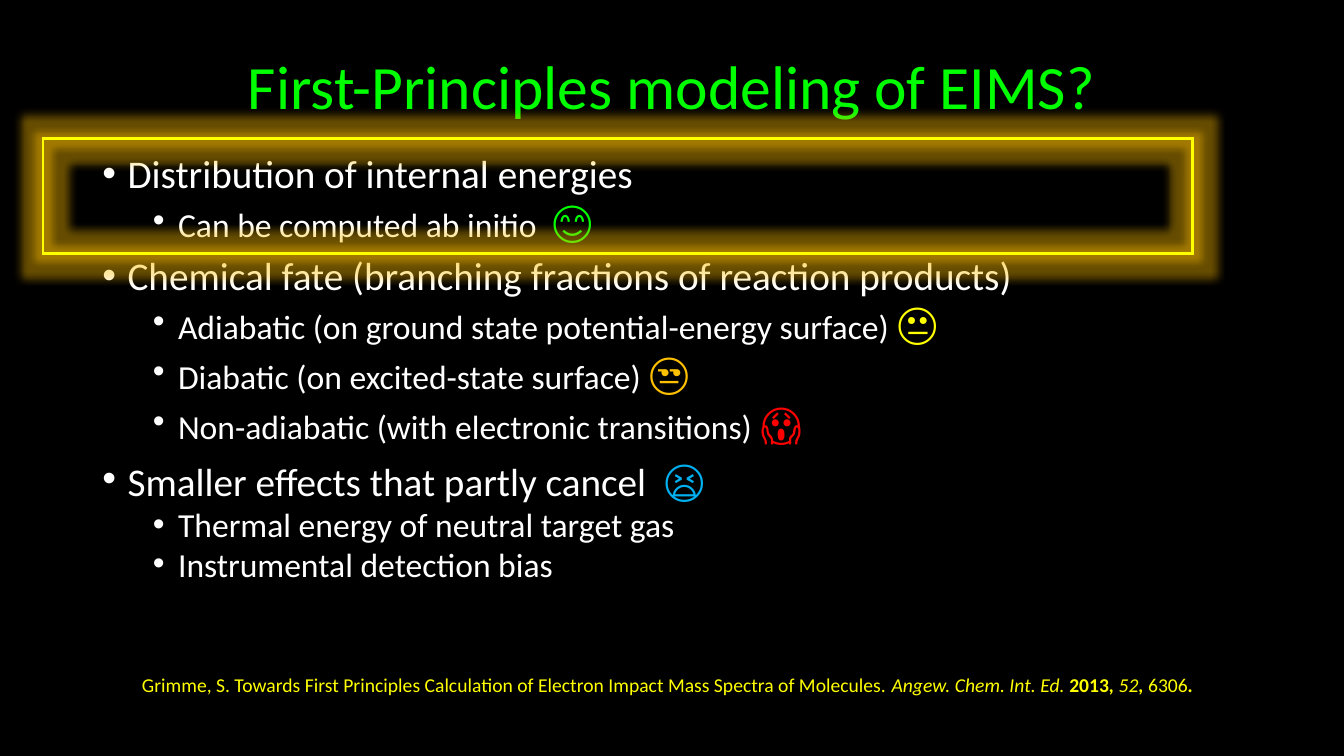
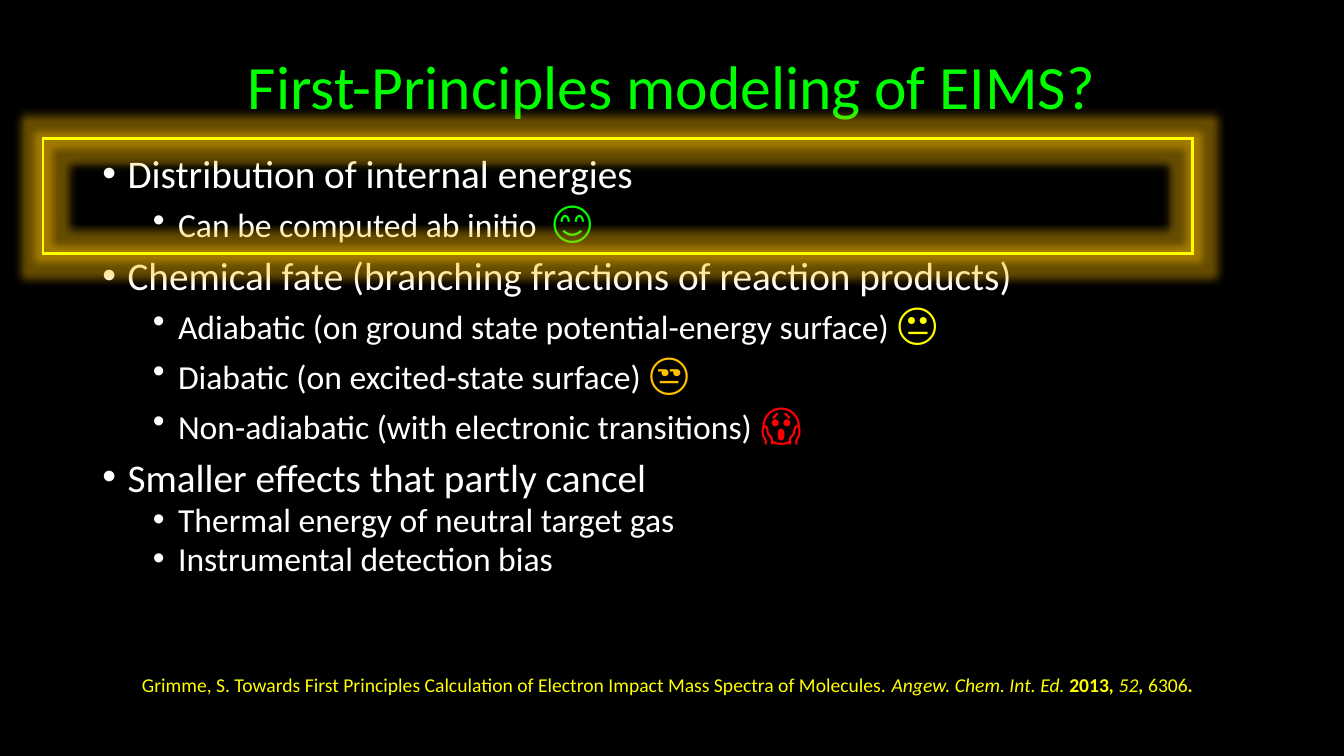
Before and after one commit to kkinist/ACS_Boston_2018, a slide deck: slide 13 of ACS_Boston_2018_Irikura.pptx. Drawn at 1344x756 pixels with LibreOffice and Linux fonts; fonts in the diff are those of the drawing. Boxes give left, top, right and bottom in pixels: in the first picture for what was removed or moved away, otherwise in the second. Text is boxed around its words. In the diff, an @@ line names an element or a change of style, - is before the commit and + after.

```diff
--- a/ACS_Boston_2018_Irikura.pptx
+++ b/ACS_Boston_2018_Irikura.pptx
@@ text at (128, 464, 647, 499): text changed @@
-• Smaller effects that partly cancel 😫
+• Smaller effects that partly cancel
```
Also in this commit, not shown: 4 other slides changed, 1 other file.
